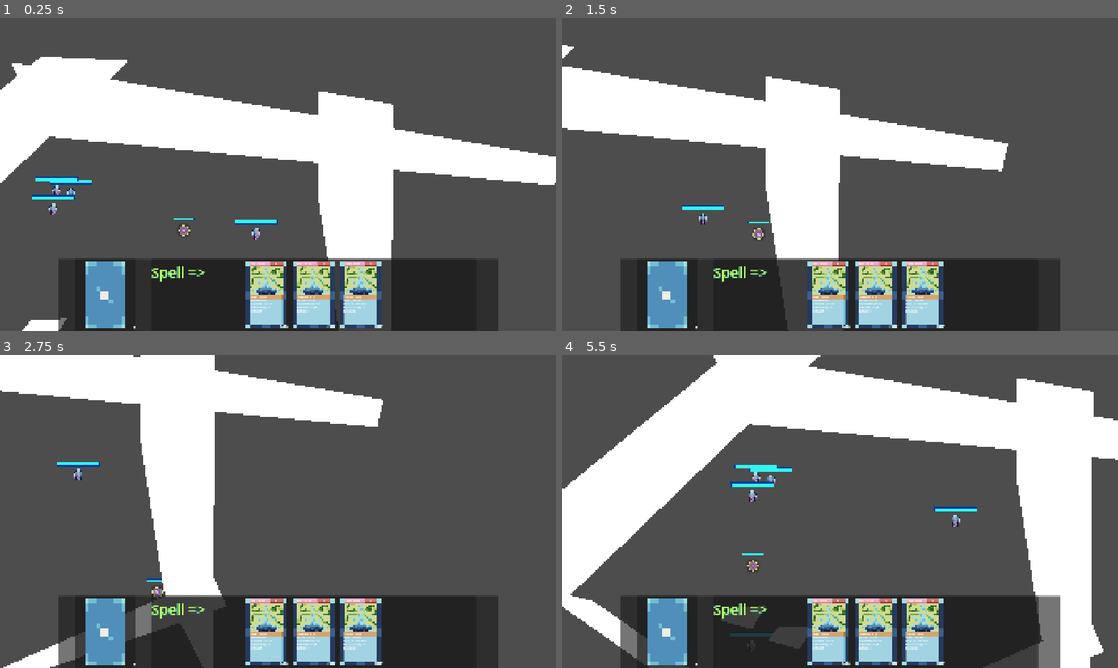
Above: before the commit, frames 1-4 (two rows, left to right).
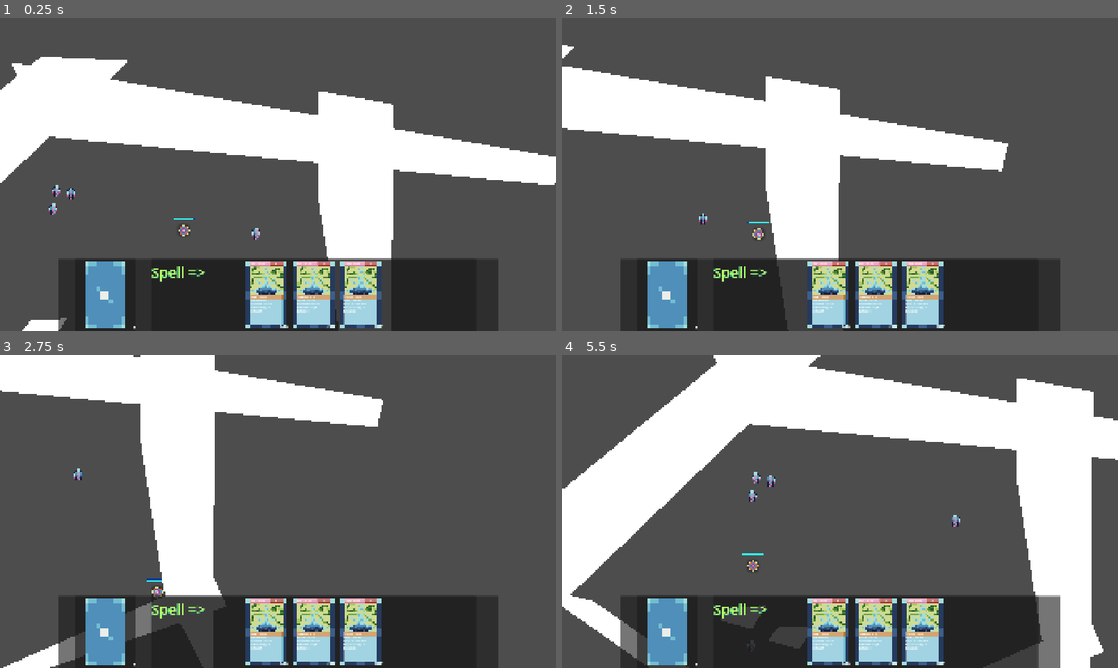
Above: after the commit, the same moments.

Repository: JomardArnaud/ProtoCardAOI
Game: Godot game, scene res://MainScene.tscn
Same seed, same stepped clock (60 frames per second), same inputs: the game is played once before the commit and once after it.
Inputs (mouse positions are in pixels of both pictures, inside the frame that each line leads up to):
- Up to frame 1 (0.25 s): no input
- Up to frame 2 (1.5 s): move the mouse to (806, 240) at 0.52 s; hold D (moveRight) 0.53-1.28 s; move the mouse to (728, 190) at 1.27 s; hold S (moveDown) from 1.28 s (still down)
- Up to frame 3 (2.75 s): move the mouse to (333, 442) at 2.02 s; release S (moveDown) at 2.03 s; hold D (moveRight) from 2.03 s (still down)
- Up to frame 4 (5.5 s): move the mouse to (812, 574) at 2.77 s; release D (moveRight) at 2.78 s; hold W (moveUp) 2.78-3.53 s; move the mouse to (1006, 558) at 3.52 s; hold A (moveLeft) 3.53-5.03 s; move the mouse to (673, 464) at 4.27 s; move the mouse to (762, 558) at 5.02 s; hold S (moveDown) from 5.03 s (still down)

The runs differ from the first frame. In frame 1, 0.5% of the frame differs, in the area x 5-50%, y 50-66%; in frame 2, 0.1%; in frame 3, 0.1%; in frame 4, 0.5%, in the area x 30-75%, y 35-90%.

Commit message:
Advandement on mouseMode but struggling with overlap and signals

Diff:
--- a/MouseManager/MouseManager.gd
+++ b/MouseManager/MouseManager.gd
@@ -6,15 +6,16 @@
 	ON_TARGET,
 	nb_mode
 }
+@onready var currentMode := mouseMode.BASE : set = setMode
+#use to keep track with overlaping target
+@onready var alternateModeWeight : int = 0
 @export var tModeMouse : Array[Texture2D]
-
+@onready var spriteMouse := %SpriteMouse
 
 @export var baseWindowSize := Vector2.ZERO
 @export var baseMouseSize := Vector2.ZERO
 
-@onready var spriteMouse := %SpriteMouse
 
-@onready var currentMode := mouseMode.BASE : set = setMode
 
 func _ready() -> void:
 	spriteMouse.hide()
@@ -25,10 +26,18 @@
 	spriteMouse.global_position = spriteMouse.get_global_mouse_position()
 
 func setMode(nMode: mouseMode) -> void:
+	if (nMode == mouseMode.BASE):
+		alternateModeWeight -= 1
+		if (alternateModeWeight < 1):
+			currentMode = mouseMode.BASE
+			updateCursorImage()
+		return
 	if (currentMode != nMode):
 		currentMode = nMode
-
-	pass
+		updateCursorImage()
+	else:
+		print(alternateModeWeight)
+		alternateModeWeight += 1
 
 func updateCursorImage() -> void:
 	var imageMouse = tModeMouse[currentMode].get_image()
--- a/Scarecrow.gd
+++ b/Scarecrow.gd
@@ -1,4 +1,9 @@
 extends Node2D
 
-func _on_hitbox_shape_mouse_entered():
-	pass # Replace with function body.
+func _on_hitbox_shape_mouse_shape_entered(_shape_idx):
+	print(_shape_idx, "is entering")
+	MouseManager.setMode(MouseManager.mouseMode.ON_TARGET)
+
+func _on_hitbox_shape_mouse_shape_exited(_shape_idx):
+	MouseManager.setMode(MouseManager.mouseMode.BASE)
+	print(_shape_idx, "has exited")
--- a/Scarecrow.tscn
+++ b/Scarecrow.tscn
@@ -9,12 +9,12 @@
 
 [sub_resource type="Resource" id="Resource_fhnl1"]
 script = ExtResource("6_tsdmv")
-visibleHpBar = true
+visibleHpBar = false
 health = 100.0
 maxHealth = 100.0
 
 [sub_resource type="CircleShape2D" id="CircleShape2D_7l8ss"]
-radius = 52.0096
+radius = 120.067
 
 [node name="Scarecrow" type="Node2D"]
 script = ExtResource("1_tl5ag")
@@ -24,6 +24,7 @@
 texture = ExtResource("2_ydfl1")
 
 [node name="MovementBox" type="Polygon2D" parent="."]
+visible = false
 position = Vector2(-1.52542, 0)
 scale = Vector2(1.05085, 1)
 color = Color(1, 1, 1, 0)
@@ -46,6 +47,7 @@
 [node name="CollisionShape2D" parent="HitboxShape" index="0"]
 shape = SubResource("CircleShape2D_7l8ss")
 
-[connection signal="mouse_entered" from="HitboxShape" to="." method="_on_hitbox_shape_mouse_entered"]
+[connection signal="mouse_shape_entered" from="HitboxShape" to="." method="_on_hitbox_shape_mouse_shape_entered"]
+[connection signal="mouse_shape_exited" from="HitboxShape" to="." method="_on_hitbox_shape_mouse_shape_exited"]
 
 [editable path="HitboxShape"]
Not shown, added: MouseManager/Excalidraw.html
Not shown, added: MouseManager/Excalidraw_files/index-ByNF6e_v.css
Not shown, added: MouseManager/Excalidraw_files/index-j3R5ZWP2.js.téléchargement
Not shown, added: MouseManager/Excalidraw_files/latest.js.téléchargement
